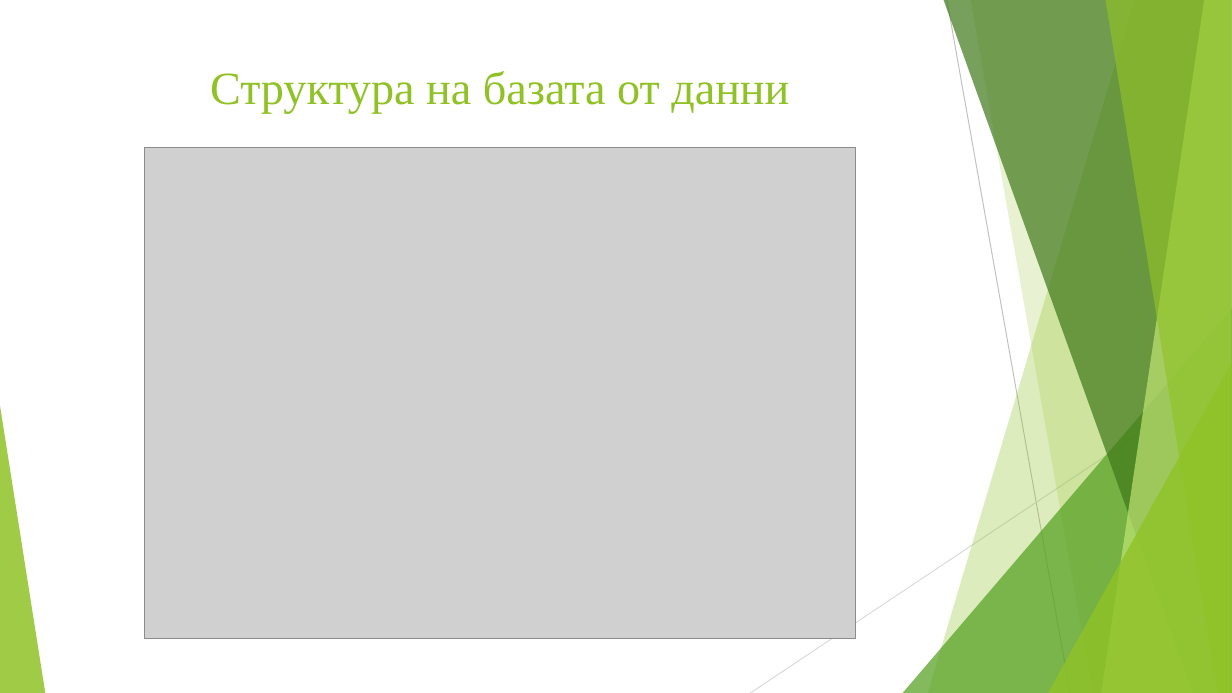
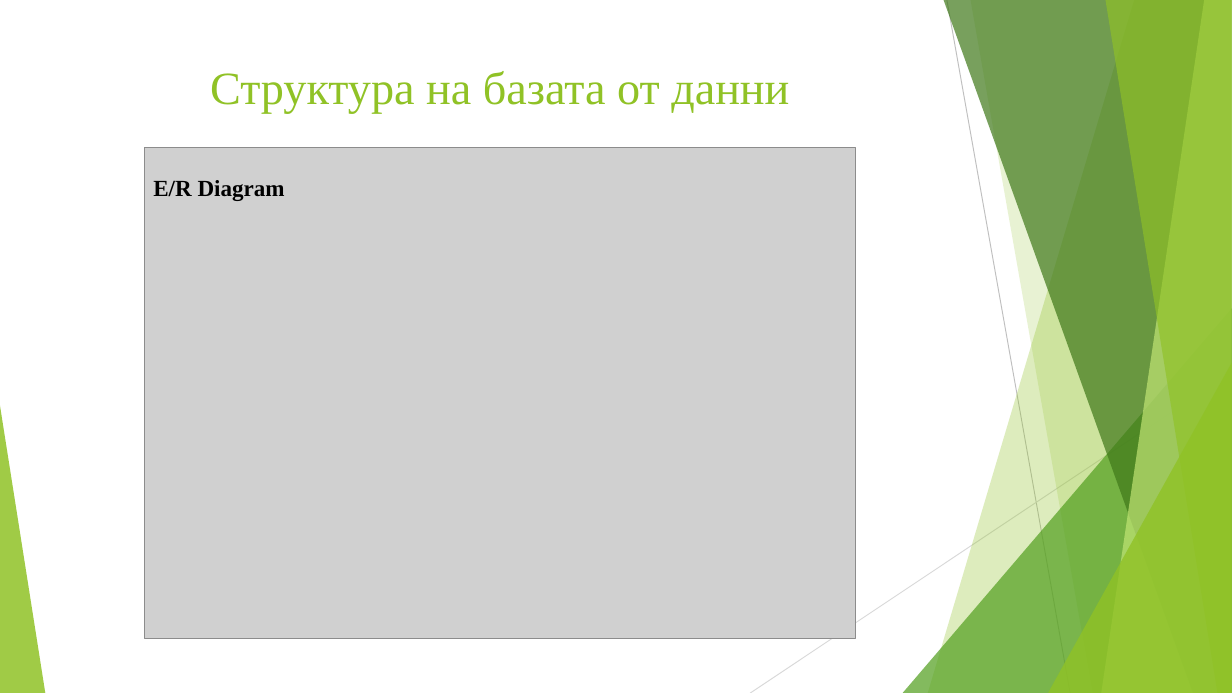
Before and after one commit to naskokolevmaka/Diploment-Proekt, a slide deck: slide 11 of Дипломна работа - Атанас Георгиев Колев - Презентация.pptx. Drawn at 1232x693 pixels with LibreOffice and Linux fonts; fonts in the diff are those of the drawing; grey boxes stand for pictures. Boxes give left, top, right and bottom in pixels: in the first picture for what was removed or moved away, otherwise in the second. Text is boxed around its words. In the diff, an @@ line names an element or a change of style, - is before the commit and + after.

Commit message:
proekt

```diff
--- a/Дипломна работа - Атанас Георгиев Колев - Презентация.pptx
+++ b/Дипломна работа - Атанас Георгиев Колев - Презентация.pptx
@@ text added at <box>153,180,285,201</box>, 18 pt, text #000000, bold @@
+E/R Diagram
```
